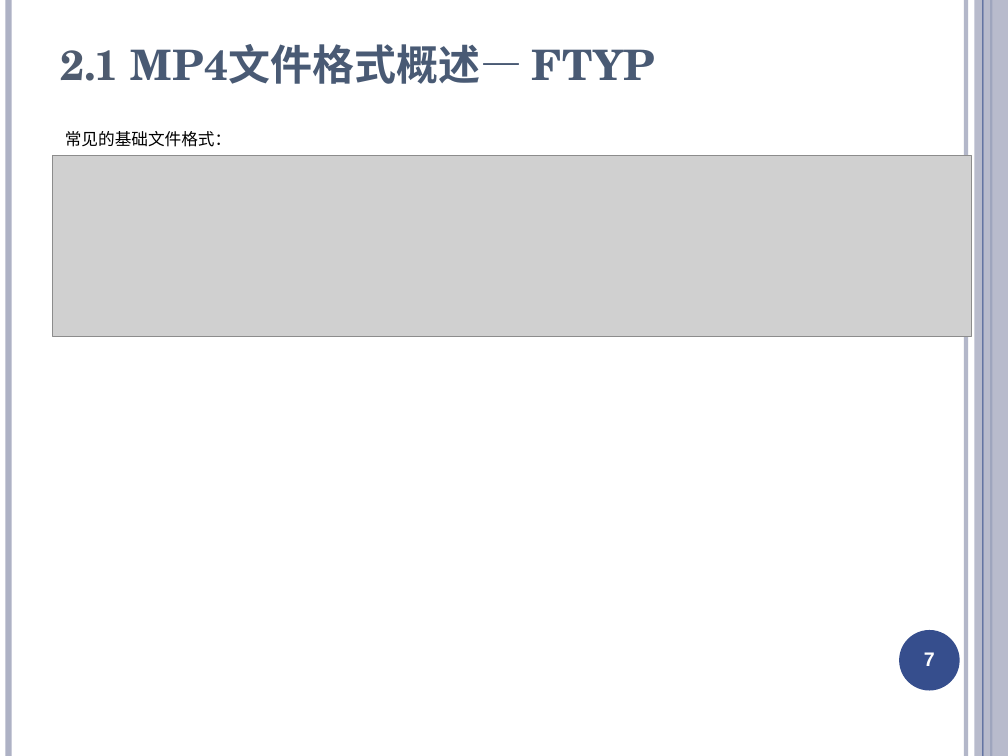
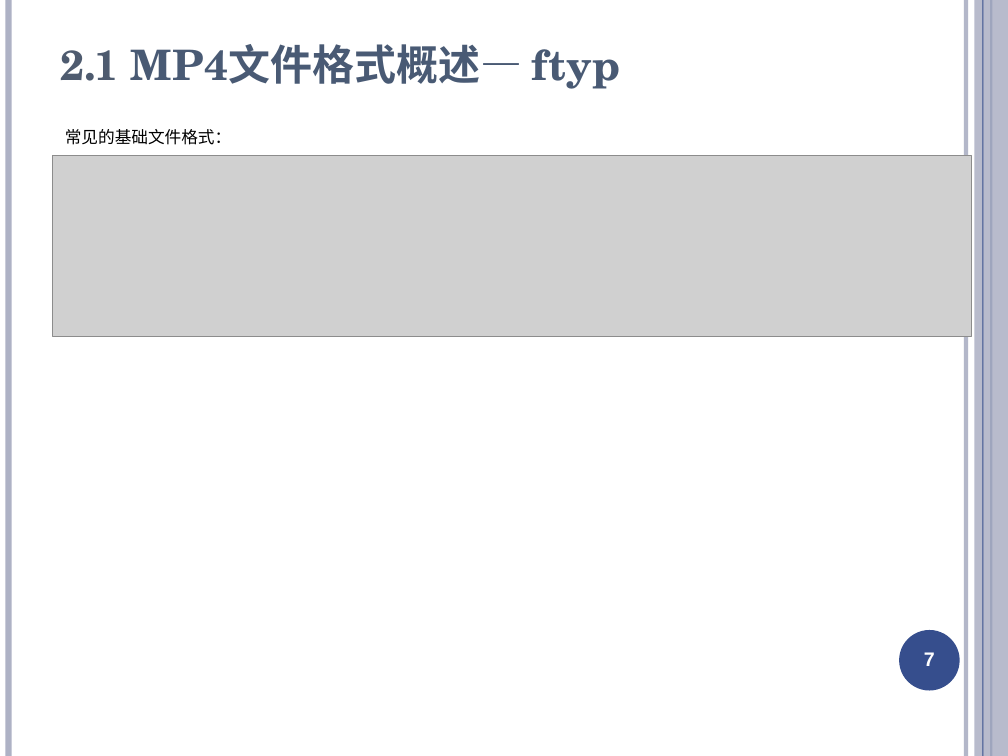
Before and after one commit to ty6815/AvStackDocs, a slide deck: slide 7 of media format/mp4/Fmp4文件格式介绍.ppt. Drawn at 1008x756 pixels with LibreOffice and Linux fonts; fonts in the diff are those of the drawing; grey boxes stand for pictures. Boxes give left, top, right and bottom in pixels: in the first picture for what was removed or moved away, otherwise in the second. Text is boxed around its words. In the diff, an @@ line names an element or a change of style, - is before the commit and + after.

Commit message:
[add]ps and ts 以及音视频基础知识

```diff
--- a/media format/mp4/Fmp4文件格式介绍.ppt
+++ b/media format/mp4/Fmp4文件格式介绍.ppt
@@ title at bbox=[60, 44, 620, 89]: text changed @@
-2.1 MP4文件格式概述— FTYP
+2.1 MP4文件格式概述— ftyp
@@ text "常见的基础文件格式：" at bbox=[65, 129, 231, 145]: line spacing 1 to 0.9 @@
```
Also in this commit, not shown: 31 other slides changed, 19 other files.
